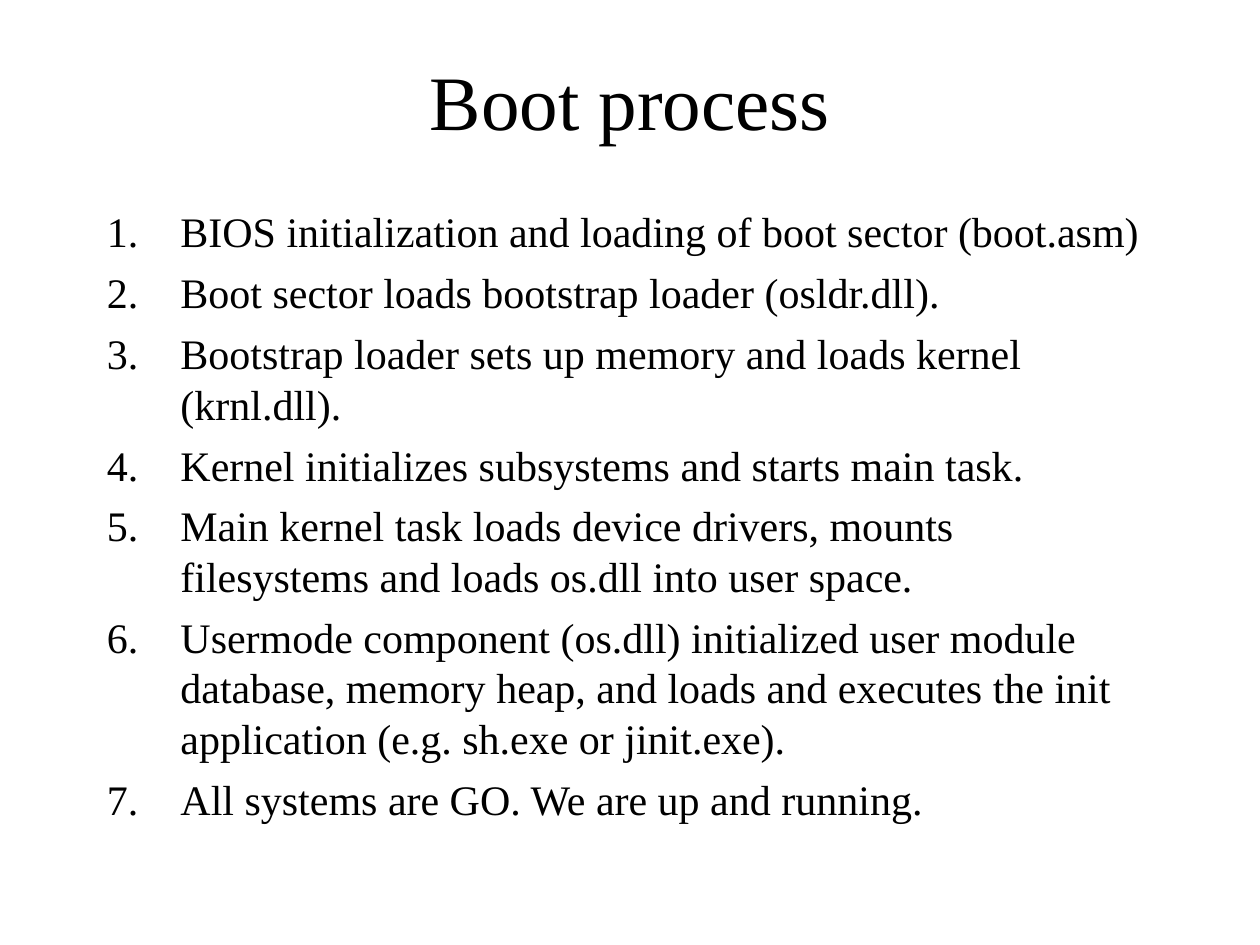
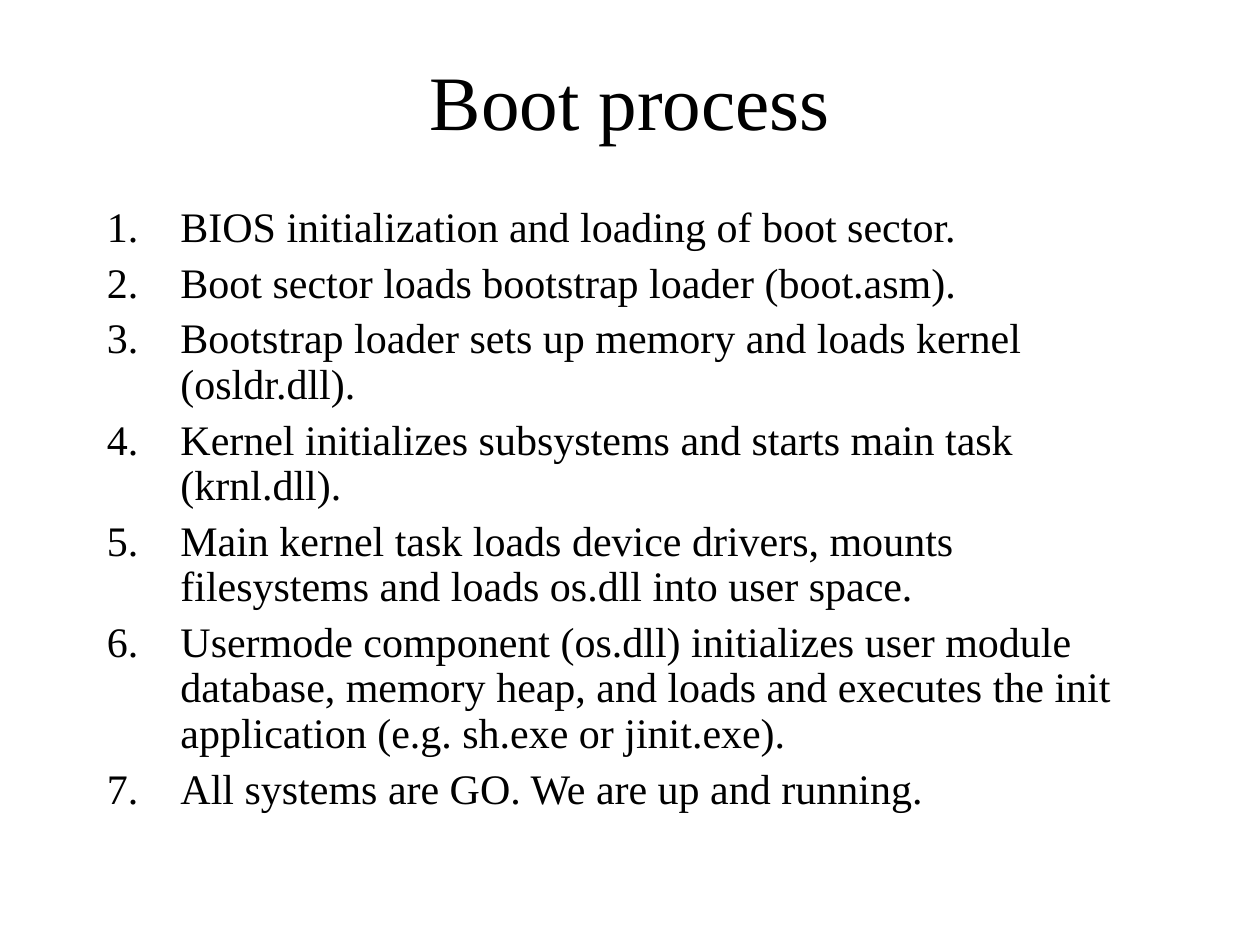
Before and after one commit to ringgaard/sanos, a slide deck: slide 15 of doc/sanostech.ppt (slide 13 before the commit). Drawn at 1260x945 pixels with LibreOffice and Linux fonts; fonts in the diff are those of the drawing. Boxes give left, top, right and bottom in pixels: in the first picture for what was removed or moved away, otherwise in the second. Text is boxed around its words. In the diff, an @@ line names an element or a change of style, - is before the commit and + after.

```diff
--- a/doc/sanostech.ppt
+++ b/doc/sanostech.ppt
@@ text at <box>180,212,1021,509</box>: text changed @@
-1. BIOS initialization and loading of boot sector (boot.asm)
-2. Boot sector loads bootstrap loader (osldr.dll).
-3. Bootstrap loader sets up memory and loads kernel (krnl.dll).
-4. Kernel initializes subsystems and starts main task.
+1. BIOS initialization and loading of boot sector.
+2. Boot sector loads bootstrap loader (boot.asm).
+3. Bootstrap loader sets up memory and loads kernel (osldr.dll).
+4. Kernel initializes subsystems and starts main task (krnl.dll).
@@ text at <box>180,527,954,813</box>: line spacing 1 to 0.9 @@
@@ text at <box>180,628,1111,757</box>: text changed @@
-6. Usermode component (os.dll) initialized user module database, memory heap, and loads and executes the init application (e.g. sh.exe or jinit.exe).
+6. Usermode component (os.dll) initializes user module database, memory heap, and loads and executes the init application (e.g. sh.exe or jinit.exe).
```
Also in this commit, not shown: 9 other slides changed, 6 slides added, 1 other file.
